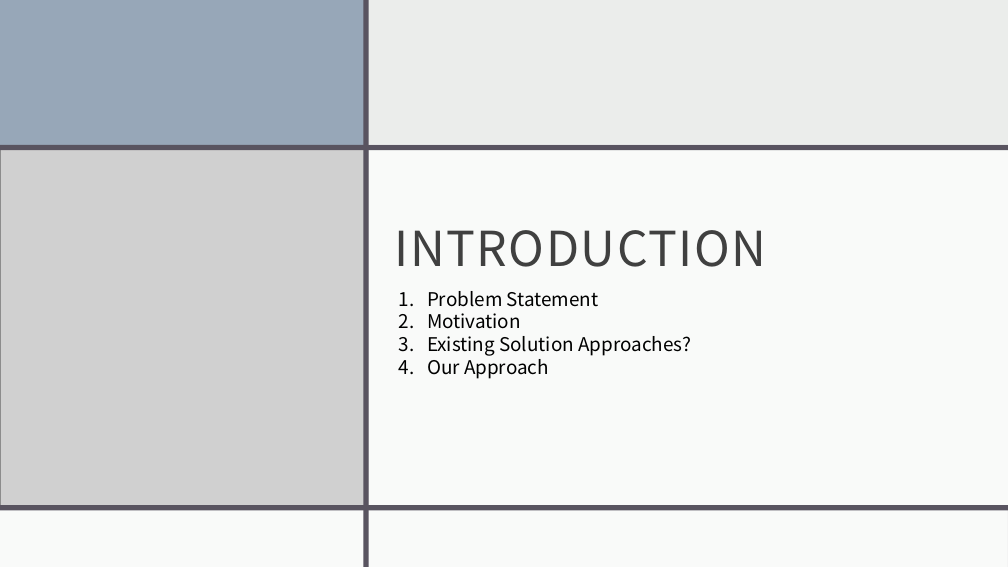
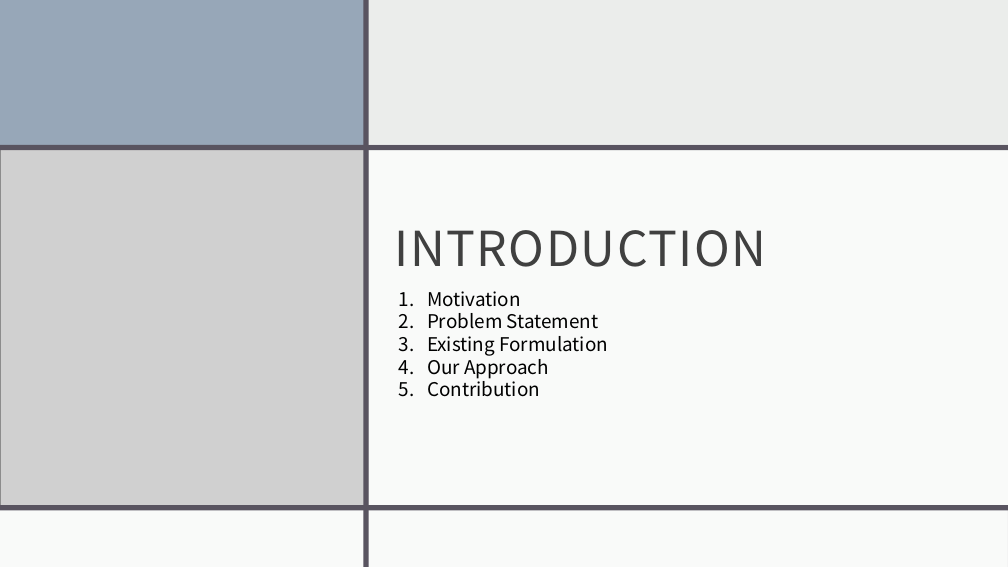
Before and after one commit to sfeldmanMIG25/Feldman-Investigating_Tour_Length_Estimators_to_Solve_Vehicle_Routing_Problem, a slide deck: slide 3 of Documents/Feldman_VRP_Thesis_Presentation.pptx. Drawn at 1008x567 pixels with LibreOffice and Linux fonts; fonts in the diff are those of the drawing; grey boxes stand for pictures. Boxes give left, top, right and bottom in pixels: in the first picture for what was removed or moved away, otherwise in the second. Text is boxed around its words. In the diff, an @@ line names an element or a change of style, - is before the commit and + after.

Commit message:
Documentation Update
Thesis presentation
Thesis text
Other forms.

```diff
--- a/Documents/Feldman_VRP_Thesis_Presentation.pptx
+++ b/Documents/Feldman_VRP_Thesis_Presentation.pptx
@@ text at (427, 291, 521, 307): paragraph added @@
+1. Motivation
@@ text at (427, 336, 608, 356): text changed @@
-2. Motivation
-3. Existing Solution Approaches?
+3. Existing Formulation
@@ text at (427, 377, 540, 397): paragraph added @@
+5. Contribution
```
Also in this commit, not shown: 8 other slides changed, 16 slides added, 8 slides removed, 3 other files.
